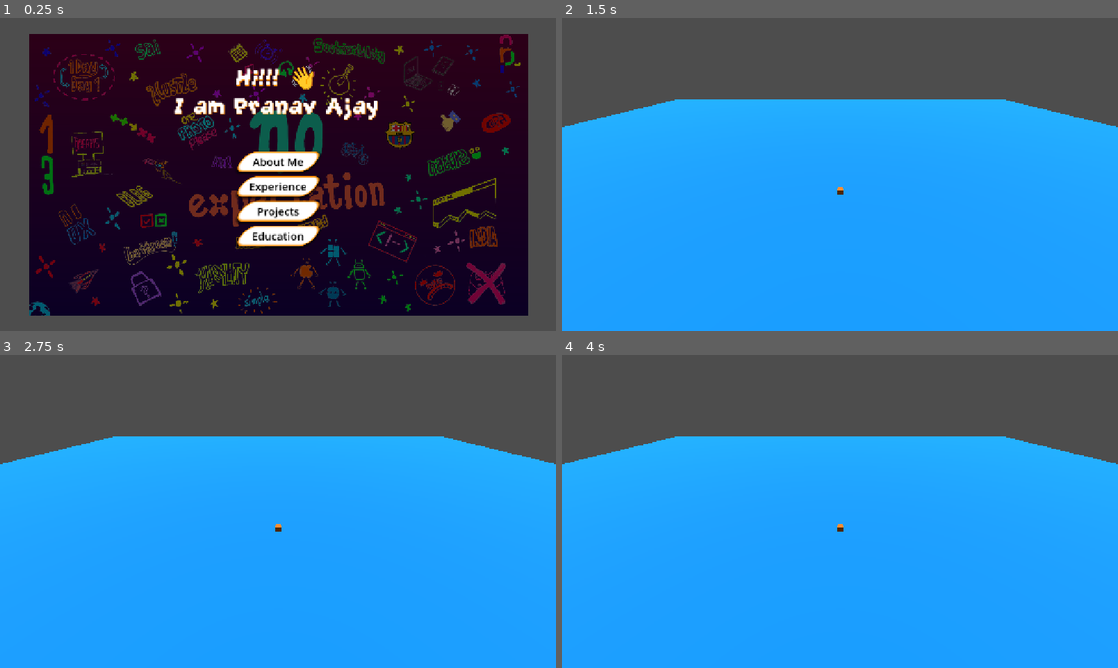
Above: before the commit, frames 1-4 (two rows, left to right).
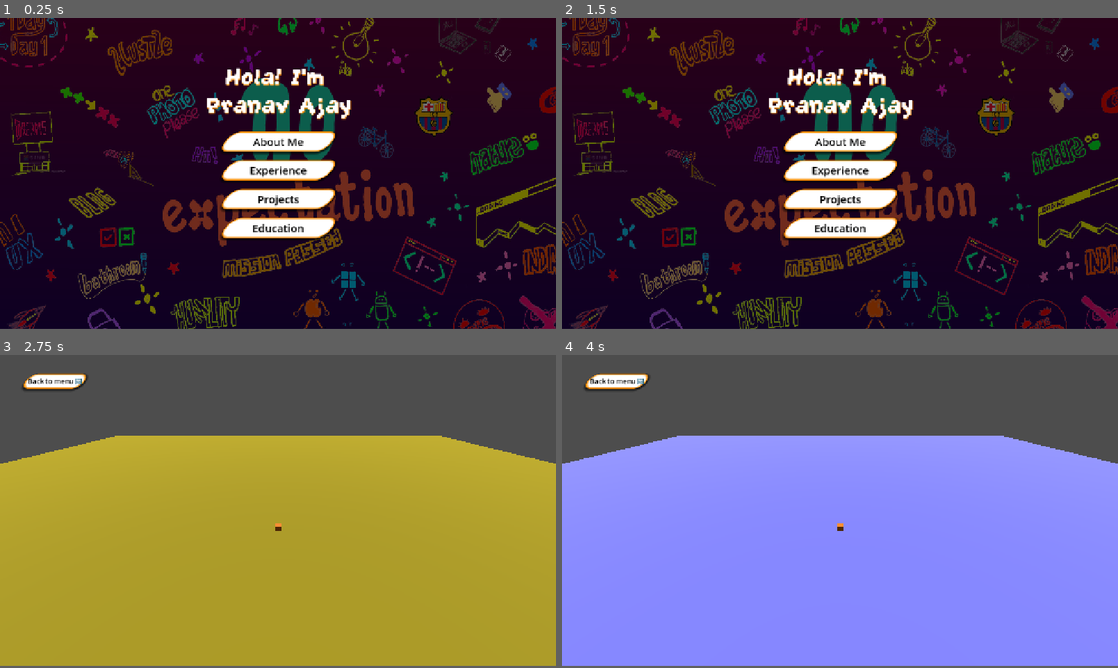
Above: after the commit, the same moments.

Repository: sairpa/sairpa.github.io
Game: Godot game, scene res://scenes/menu.tscn
Same seed, same stepped clock (60 frames per second), same inputs: the game is played once before the commit and once after it.
Inputs (mouse positions are in pixels of both pictures, inside the frame that each line leads up to):
- Up to frame 1 (0.25 s): no input
- Up to frame 2 (1.5 s): click "About Me" at 0.5 s; click (617, 43) at 1.25 s, where only the run after the commit has a clickable "Back to menu 🔙"
- Up to frame 3 (2.75 s): click (278, 508) at 2 s, where only the run after the commit has a clickable "Experience"
- Up to frame 4 (4 s): click (617, 380) at 2.75 s, where only the run after the commit has a clickable "Back to menu 🔙"; click (840, 536) at 3.5 s, where only the run after the commit has a clickable "Projects"
In our replay, the window is 800x450 before the commit and 800x447 after it. These sizes can differ from the game's own. Grey fills any space a smaller window leaves; there, only what the larger window draws over its background counts as a difference.

The runs differ from the first frame. In frame 1, 43% of the frame differs, in the area x 0-100%, y 0-100%; in frame 2, 99%; in frame 3, 72%; in frame 4, 72%.

Commit message:
BP WIP Menu and Sub Level setup:
- Used my earlier no exp image as the backdrop for the portfolio
- Added a back to menu option on all the levels

Diff:
--- a/project.godot
+++ b/project.godot
@@ -19,7 +19,7 @@
 
 [display]
 
-window/size/viewport_width=1280
+window/size/viewport_width=1289
 window/size/viewport_height=720
 window/size/borderless=true
 window/stretch/mode="canvas_items"
--- a/scenes/about_me.tscn
+++ b/scenes/about_me.tscn
@@ -1,6 +1,10 @@
-[gd_scene load_steps=8 format=3 uid="uid://d2lp13jrgy7o1"]
+[gd_scene load_steps=12 format=3 uid="uid://d2lp13jrgy7o1"]
 
+[ext_resource type="Script" uid="uid://hmtu8wuf4pyi" path="res://scripts/about_me.gd" id="1_304gd"]
 [ext_resource type="PackedScene" uid="uid://ceon3jc2pu3ie" path="res://scenes/sairpa.tscn" id="1_jaal3"]
+[ext_resource type="StyleBox" uid="uid://d2kvemn5hqdux" path="res://assets/tres/button_hover.tres" id="2_1wj78"]
+[ext_resource type="StyleBox" uid="uid://dayvg6e30u0k" path="res://assets/tres/button_pressed.tres" id="3_304gd"]
+[ext_resource type="StyleBox" uid="uid://bflv5f5prvfwr" path="res://assets/tres/button.tres" id="4_8hopj"]
 
 [sub_resource type="Environment" id="Environment_g2h75"]
 
@@ -16,7 +20,8 @@
 [sub_resource type="StandardMaterial3D" id="StandardMaterial3D_g2h75"]
 albedo_color = Color(0, 0.592099, 0.972842, 1)
 
-[node name="Level1" type="Node3D"]
+[node name="about_me" type="Node3D"]
+script = ExtResource("1_304gd")
 
 [node name="WorldEnvironment" type="WorldEnvironment" parent="."]
 environment = SubResource("Environment_g2h75")
@@ -41,3 +46,16 @@
 mesh = SubResource("PlaneMesh_3g4x6")
 skeleton = NodePath("")
 surface_material_override/0 = SubResource("StandardMaterial3D_g2h75")
+
+[node name="menu" type="Button" parent="."]
+offset_left = 58.0
+offset_top = 43.0
+offset_right = 66.0
+offset_bottom = 51.0
+theme_override_colors/font_color = Color(0, 0, 0, 1)
+theme_override_styles/hover = ExtResource("2_1wj78")
+theme_override_styles/pressed = ExtResource("3_304gd")
+theme_override_styles/normal = ExtResource("4_8hopj")
+text = "Back to menu 🔙"
+
+[connection signal="pressed" from="menu" to="." method="_on_menu_pressed"]
--- a/scenes/education.tscn
+++ b/scenes/education.tscn
@@ -1,6 +1,10 @@
-[gd_scene load_steps=8 format=3 uid="uid://kqt4t57na0fy"]
+[gd_scene load_steps=12 format=3 uid="uid://kqt4t57na0fy"]
 
+[ext_resource type="Script" uid="uid://cbmovmwegkyti" path="res://scripts/education.gd" id="1_08dy6"]
 [ext_resource type="PackedScene" uid="uid://ceon3jc2pu3ie" path="res://scenes/sairpa.tscn" id="1_8nn4d"]
+[ext_resource type="StyleBox" uid="uid://d2kvemn5hqdux" path="res://assets/tres/button_hover.tres" id="2_8h8o6"]
+[ext_resource type="StyleBox" uid="uid://dayvg6e30u0k" path="res://assets/tres/button_pressed.tres" id="3_08dy6"]
+[ext_resource type="StyleBox" uid="uid://bflv5f5prvfwr" path="res://assets/tres/button.tres" id="4_x4u87"]
 
 [sub_resource type="Environment" id="Environment_g2h75"]
 
@@ -16,7 +20,8 @@
 [sub_resource type="StandardMaterial3D" id="StandardMaterial3D_g2h75"]
 albedo_color = Color(0, 0.696075, 0.021633, 1)
 
-[node name="Level1" type="Node3D"]
+[node name="education" type="Node3D"]
+script = ExtResource("1_08dy6")
 
 [node name="WorldEnvironment" type="WorldEnvironment" parent="."]
 environment = SubResource("Environment_g2h75")
@@ -41,3 +46,16 @@
 mesh = SubResource("PlaneMesh_3g4x6")
 skeleton = NodePath("")
 surface_material_override/0 = SubResource("StandardMaterial3D_g2h75")
+
+[node name="menu" type="Button" parent="."]
+offset_left = 58.0
+offset_top = 43.0
+offset_right = 66.0
+offset_bottom = 51.0
+theme_override_colors/font_color = Color(0, 0, 0, 1)
+theme_override_styles/hover = ExtResource("2_8h8o6")
+theme_override_styles/pressed = ExtResource("3_08dy6")
+theme_override_styles/normal = ExtResource("4_x4u87")
+text = "Back to menu 🔙"
+
+[connection signal="pressed" from="menu" to="." method="_on_menu_pressed"]
--- a/scenes/experiences.tscn
+++ b/scenes/experiences.tscn
@@ -1,6 +1,10 @@
-[gd_scene load_steps=8 format=3 uid="uid://b4s73e3yixm4"]
+[gd_scene load_steps=12 format=3 uid="uid://b4s73e3yixm4"]
 
 [ext_resource type="PackedScene" uid="uid://ceon3jc2pu3ie" path="res://scenes/sairpa.tscn" id="1_g2h75"]
+[ext_resource type="Script" uid="uid://ctvgpsg6wfmhh" path="res://scripts/experiences.gd" id="1_vrrqu"]
+[ext_resource type="StyleBox" uid="uid://d2kvemn5hqdux" path="res://assets/tres/button_hover.tres" id="2_xc1vd"]
+[ext_resource type="StyleBox" uid="uid://dayvg6e30u0k" path="res://assets/tres/button_pressed.tres" id="3_vrrqu"]
+[ext_resource type="StyleBox" uid="uid://bflv5f5prvfwr" path="res://assets/tres/button.tres" id="4_4guku"]
 
 [sub_resource type="Environment" id="Environment_g2h75"]
 
@@ -16,7 +20,8 @@
 [sub_resource type="StandardMaterial3D" id="StandardMaterial3D_g2h75"]
 albedo_color = Color(0.644729, 0.57873, 0.106773, 1)
 
-[node name="Level1" type="Node3D"]
+[node name="experiences" type="Node3D"]
+script = ExtResource("1_vrrqu")
 
 [node name="WorldEnvironment" type="WorldEnvironment" parent="."]
 environment = SubResource("Environment_g2h75")
@@ -41,3 +46,16 @@
 mesh = SubResource("PlaneMesh_3g4x6")
 skeleton = NodePath("")
 surface_material_override/0 = SubResource("StandardMaterial3D_g2h75")
+
+[node name="menu" type="Button" parent="."]
+offset_left = 58.0
+offset_top = 43.0
+offset_right = 66.0
+offset_bottom = 51.0
+theme_override_colors/font_color = Color(0, 0, 0, 1)
+theme_override_styles/hover = ExtResource("2_xc1vd")
+theme_override_styles/pressed = ExtResource("3_vrrqu")
+theme_override_styles/normal = ExtResource("4_4guku")
+text = "Back to menu 🔙"
+
+[connection signal="pressed" from="menu" to="." method="_on_menu_pressed"]
--- a/scenes/menu.tscn
+++ b/scenes/menu.tscn
@@ -1,7 +1,7 @@
 [gd_scene load_steps=8 format=3 uid="uid://4xrq8e7vur4r"]
 
 [ext_resource type="Script" uid="uid://tggya0y8cakq" path="res://scripts/menu.gd" id="1_g3eks"]
-[ext_resource type="Texture2D" uid="uid://d32pljik6tj3r" path="res://assets/Textures/pranav-ajay-noxp.jpg" id="1_yqeox"]
+[ext_resource type="Texture2D" uid="uid://d32pljik6tj3r" path="res://assets/textures/pranav-ajay-noxp.jpg" id="1_yqeox"]
 [ext_resource type="StyleBox" uid="uid://d2kvemn5hqdux" path="res://assets/tres/button_hover.tres" id="2_con2f"]
 [ext_resource type="StyleBox" uid="uid://bflv5f5prvfwr" path="res://assets/tres/button.tres" id="3_con2f"]
 [ext_resource type="StyleBox" uid="uid://dayvg6e30u0k" path="res://assets/tres/button_pressed.tres" id="3_mhnvy"]
@@ -9,6 +9,10 @@
 
 [sub_resource type="StyleBoxTexture" id="StyleBoxTexture_vjb58"]
 texture = ExtResource("1_yqeox")
+expand_margin_left = 100.0
+expand_margin_top = 100.0
+expand_margin_right = 100.0
+expand_margin_bottom = 100.0
 modulate_color = Color(0.439049, 0.439049, 0.439049, 1)
 
 [node name="Portfolio" type="Control"]
@@ -22,34 +26,55 @@
 
 [node name="Panel" type="Panel" parent="."]
 layout_mode = 1
+anchors_preset = 15
+anchor_right = 1.0
+anchor_bottom = 1.0
+grow_horizontal = 2
+grow_vertical = 2
+theme_override_styles/panel = SubResource("StyleBoxTexture_vjb58")
+
+[node name="Camera2D" type="Camera2D" parent="."]
+position = Vector2(646, 363)
+position_smoothing_enabled = true
+rotation_smoothing_enabled = true
+drag_horizontal_enabled = true
+drag_vertical_enabled = true
+
+[node name="CanvasLayer" type="CanvasLayer" parent="."]
+
+[node name="RichTextLabel" type="RichTextLabel" parent="CanvasLayer"]
+anchors_preset = 10
+anchor_right = 1.0
+offset_left = -3.0
+offset_top = 104.0
+offset_right = -3.0
+offset_bottom = 236.0
+grow_horizontal = 2
+scale = Vector2(1.01064, 1)
+theme_override_colors/font_shadow_color = Color(0.980523, 0.55056, 7.70092e-07, 1)
+theme_override_constants/shadow_offset_y = 2
+theme_override_fonts/normal_font = ExtResource("5_4ytvr")
+theme_override_font_sizes/normal_font_size = 65
+text = "Hola! I'm
+Pranav Ajay"
+fit_content = true
+horizontal_alignment = 1
+vertical_alignment = 1
+
+[node name="Container" type="VBoxContainer" parent="CanvasLayer"]
 anchors_preset = 8
 anchor_left = 0.5
 anchor_top = 0.5
 anchor_right = 0.5
 anchor_bottom = 0.5
-offset_left = -574.5
-offset_top = -325.0
-offset_right = 574.5
-offset_bottom = 325.0
-grow_horizontal = 2
-grow_vertical = 2
-theme_override_styles/panel = SubResource("StyleBoxTexture_vjb58")
-
-[node name="Container" type="VBoxContainer" parent="."]
-layout_mode = 1
-anchors_preset = 8
-anchor_left = 0.5
-anchor_top = 0.5
-anchor_right = 0.5
-anchor_bottom = 0.5
-offset_left = -87.0
-offset_top = -54.0
-offset_right = 87.0
-offset_bottom = 170.0
+offset_left = -124.0
+offset_top = -98.5
+offset_right = 124.0
+offset_bottom = 164.5
 grow_horizontal = 2
 grow_vertical = 2
 
-[node name="about_me" type="Button" parent="Container"]
+[node name="about_me" type="Button" parent="CanvasLayer/Container"]
 layout_mode = 2
 size_flags_vertical = 2
 theme_override_colors/font_hover_color = Color(0.988235, 0.701961, 0.333333, 1)
@@ -61,7 +86,7 @@
 theme_override_styles/normal = ExtResource("3_con2f")
 text = "About Me"
 
-[node name="experiences" type="Button" parent="Container"]
+[node name="experiences" type="Button" parent="CanvasLayer/Container"]
 layout_mode = 2
 size_flags_vertical = 2
 theme_override_colors/font_color = Color(0, 0, 0, 1)
@@ -71,7 +96,7 @@
 theme_override_styles/normal = ExtResource("3_con2f")
 text = "Experience"
 
-[node name="projects" type="Button" parent="Container"]
+[node name="projects" type="Button" parent="CanvasLayer/Container"]
 layout_mode = 2
 size_flags_vertical = 2
 theme_override_colors/font_color = Color(0, 0, 0, 1)
@@ -81,7 +106,7 @@
 theme_override_styles/normal = ExtResource("3_con2f")
 text = "Projects"
 
-[node name="education" type="Button" parent="Container"]
+[node name="education" type="Button" parent="CanvasLayer/Container"]
 layout_mode = 2
 size_flags_vertical = 2
 theme_override_colors/font_color = Color(0, 0, 0, 1)
@@ -91,26 +116,7 @@
 theme_override_styles/normal = ExtResource("3_con2f")
 text = "Education"
 
-[node name="RichTextLabel" type="RichTextLabel" parent="."]
-layout_mode = 1
-anchors_preset = 10
-anchor_right = 1.0
-offset_left = -3.0
-offset_top = 104.0
-offset_right = -3.0
-offset_bottom = 236.0
-grow_horizontal = 2
-theme_override_colors/font_shadow_color = Color(0.980523, 0.55056, 7.70092e-07, 1)
-theme_override_constants/shadow_offset_y = 2
-theme_override_fonts/normal_font = ExtResource("5_4ytvr")
-theme_override_font_sizes/normal_font_size = 65
-text = "Hi!!! 👋
-I am Pranav Ajay"
-fit_content = true
-horizontal_alignment = 1
-vertical_alignment = 1
-
-[connection signal="pressed" from="Container/about_me" to="." method="_on_about_me_pressed"]
-[connection signal="pressed" from="Container/experiences" to="." method="_on_experiences_pressed"]
-[connection signal="pressed" from="Container/projects" to="." method="_on_projects_pressed"]
-[connection signal="pressed" from="Container/education" to="." method="_on_education_pressed"]
+[connection signal="pressed" from="CanvasLayer/Container/about_me" to="." method="_on_about_me_pressed"]
+[connection signal="pressed" from="CanvasLayer/Container/experiences" to="." method="_on_experiences_pressed"]
+[connection signal="pressed" from="CanvasLayer/Container/projects" to="." method="_on_projects_pressed"]
+[connection signal="pressed" from="CanvasLayer/Container/education" to="." method="_on_education_pressed"]
--- a/scenes/projects.tscn
+++ b/scenes/projects.tscn
@@ -1,6 +1,10 @@
-[gd_scene load_steps=8 format=3 uid="uid://dh8i0kiegaf2q"]
+[gd_scene load_steps=12 format=3 uid="uid://dh8i0kiegaf2q"]
 
+[ext_resource type="Script" uid="uid://dba6pbjixi0kt" path="res://scripts/projects.gd" id="1_7mfu5"]
 [ext_resource type="PackedScene" uid="uid://ceon3jc2pu3ie" path="res://scenes/sairpa.tscn" id="1_d6fun"]
+[ext_resource type="StyleBox" uid="uid://d2kvemn5hqdux" path="res://assets/tres/button_hover.tres" id="3_elp5x"]
+[ext_resource type="StyleBox" uid="uid://dayvg6e30u0k" path="res://assets/tres/button_pressed.tres" id="4_phygx"]
+[ext_resource type="StyleBox" uid="uid://bflv5f5prvfwr" path="res://assets/tres/button.tres" id="5_03i5a"]
 
 [sub_resource type="Environment" id="Environment_g2h75"]
 
@@ -16,7 +20,8 @@
 [sub_resource type="StandardMaterial3D" id="StandardMaterial3D_g2h75"]
 albedo_color = Color(0.49547, 0.502298, 1, 1)
 
-[node name="Level1" type="Node3D"]
+[node name="projects" type="Node3D"]
+script = ExtResource("1_7mfu5")
 
 [node name="WorldEnvironment" type="WorldEnvironment" parent="."]
 environment = SubResource("Environment_g2h75")
@@ -41,3 +46,16 @@
 mesh = SubResource("PlaneMesh_3g4x6")
 skeleton = NodePath("")
 surface_material_override/0 = SubResource("StandardMaterial3D_g2h75")
+
+[node name="menu" type="Button" parent="."]
+offset_left = 58.0
+offset_top = 43.0
+offset_right = 66.0
+offset_bottom = 51.0
+theme_override_colors/font_color = Color(0, 0, 0, 1)
+theme_override_styles/hover = ExtResource("3_elp5x")
+theme_override_styles/pressed = ExtResource("4_phygx")
+theme_override_styles/normal = ExtResource("5_03i5a")
+text = "Back to menu 🔙"
+
+[connection signal="pressed" from="menu" to="." method="_on_menu_pressed"]
--- /dev/null
+++ b/scripts/about_me.gd
@@ -0,0 +1,15 @@
+extends Node3D
+
+
+# Called when the node enters the scene tree for the first time.
+func _ready() -> void:
+	pass # Replace with function body.
+
+
+# Called every frame. 'delta' is the elapsed time since the previous frame.
+func _process(delta: float) -> void:
+	pass
+
+
+func _on_menu_pressed() -> void:
+	get_tree().change_scene_to_file("res://scenes/menu.tscn")
--- /dev/null
+++ b/scripts/education.gd
@@ -0,0 +1,15 @@
+extends Node3D
+
+
+# Called when the node enters the scene tree for the first time.
+func _ready() -> void:
+	pass # Replace with function body.
+
+
+# Called every frame. 'delta' is the elapsed time since the previous frame.
+func _process(delta: float) -> void:
+	pass
+
+
+func _on_menu_pressed() -> void:
+	get_tree().change_scene_to_file("res://scenes/menu.tscn")
--- /dev/null
+++ b/scripts/experiences.gd
@@ -0,0 +1,15 @@
+extends Node3D
+
+
+# Called when the node enters the scene tree for the first time.
+func _ready() -> void:
+	pass # Replace with function body.
+
+
+# Called every frame. 'delta' is the elapsed time since the previous frame.
+func _process(delta: float) -> void:
+	pass
+
+
+func _on_menu_pressed() -> void:
+	get_tree().change_scene_to_file("res://scenes/menu.tscn")
--- a/scripts/menu.gd
+++ b/scripts/menu.gd
@@ -1,10 +1,12 @@
 extends Control
-
 
 # Called when the node enters the scene tree for the first time.
 func _ready() -> void:
 	pass # Replace with function body.
 
+func _unhandled_input(event):
+	if Input.is_action_just_pressed("quit"):
+		get_tree().quit()
 
 # Called every frame. 'delta' is the elapsed time since the previous frame.
 func _process(delta: float) -> void:
--- /dev/null
+++ b/scripts/projects.gd
@@ -0,0 +1,15 @@
+extends Node3D
+
+
+# Called when the node enters the scene tree for the first time.
+func _ready() -> void:
+	pass # Replace with function body.
+
+
+# Called every frame. 'delta' is the elapsed time since the previous frame.
+func _process(delta: float) -> void:
+	pass
+
+
+func _on_menu_pressed() -> void:
+	get_tree().change_scene_to_file("res://scenes/menu.tscn")
Not shown, added: scripts/about_me.gd.uid
Not shown, added: scripts/education.gd.uid
Not shown, added: scripts/experiences.gd.uid
Not shown, added: scripts/projects.gd.uid
